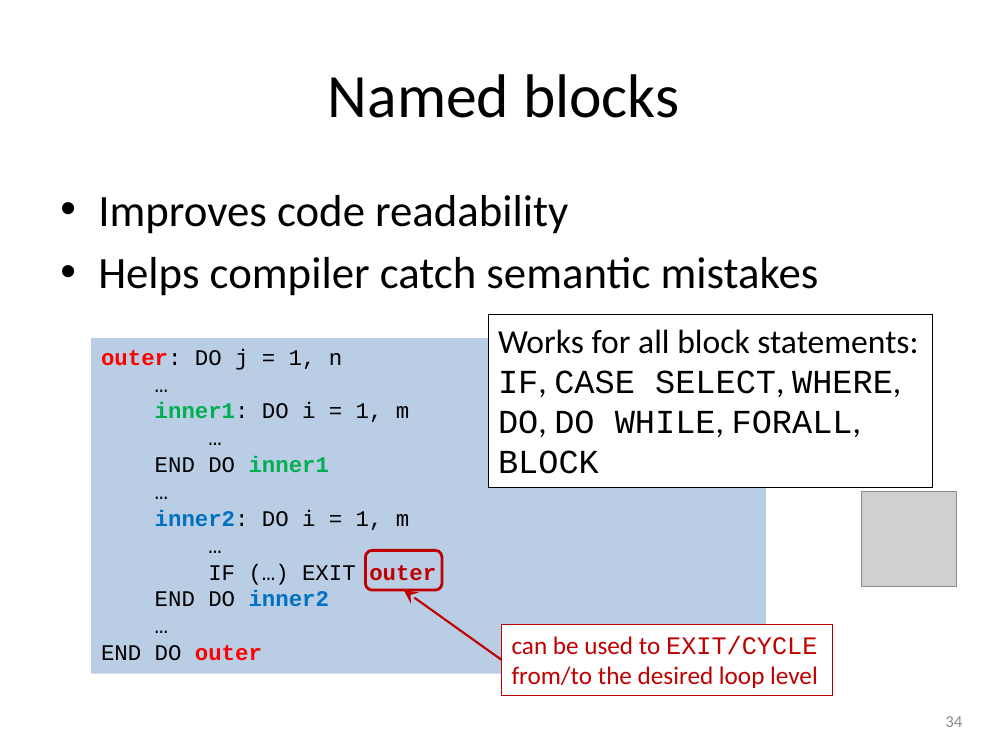
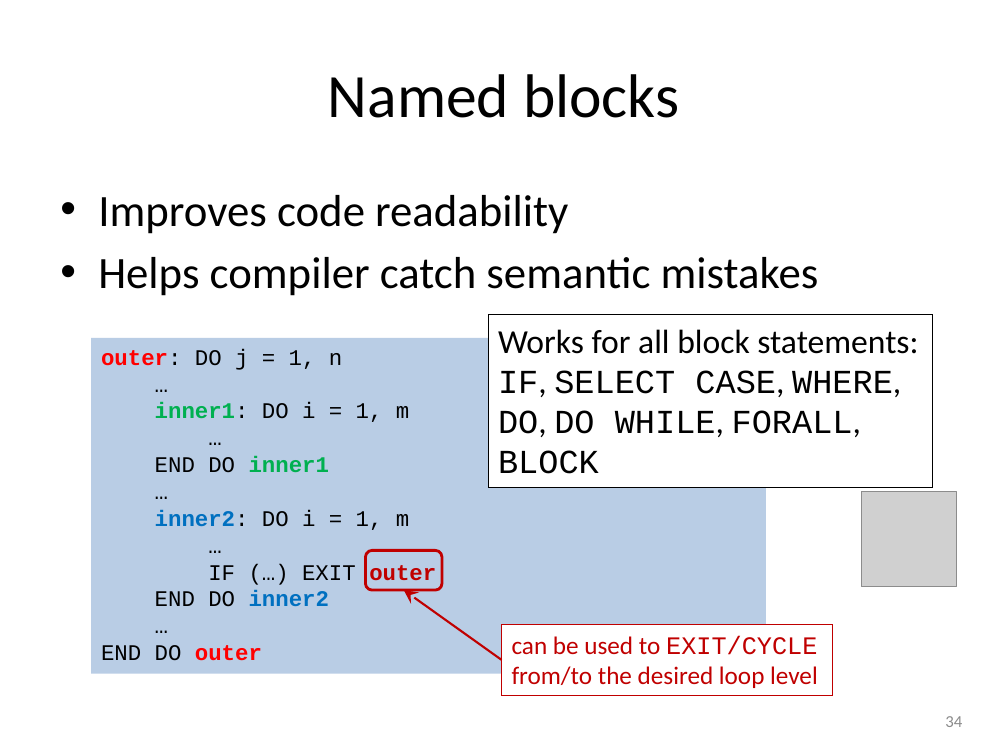
Before and after one commit to gjbex/training-material, a slide deck: slide 34 of Fortran/modern_fortran.pptx. Drawn at 1008x756 pixels with LibreOffice and Linux fonts; fonts in the diff are those of the drawing; grey boxes stand for pictures. Boxes give left, top, right and bottom in pixels: in the first picture for what was removed or moved away, otherwise in the second. Text is boxed around its words. In the diff, an @@ line names an element or a change of style, - is before the commit and + after.

Commit message:
Fix typo

```diff
--- a/Fortran/modern_fortran.pptx
+++ b/Fortran/modern_fortran.pptx
@@ text in rectangle at bbox=[498, 370, 901, 474]: text changed @@
-IF, CASE SELECT, WHERE,
-DO, DO WHILE, FORALL,
-BLOCK
+IF, SELECT CASE, WHERE,
+DO, DO WHILE, FORALL,
+BLOCK
```
